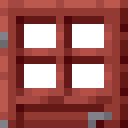
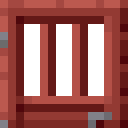
Before/after of a 128px x 128px layered artwork. What changed in the layer stack:
painted on "oak_door_top.png" over [16, 16, 112, 104]
